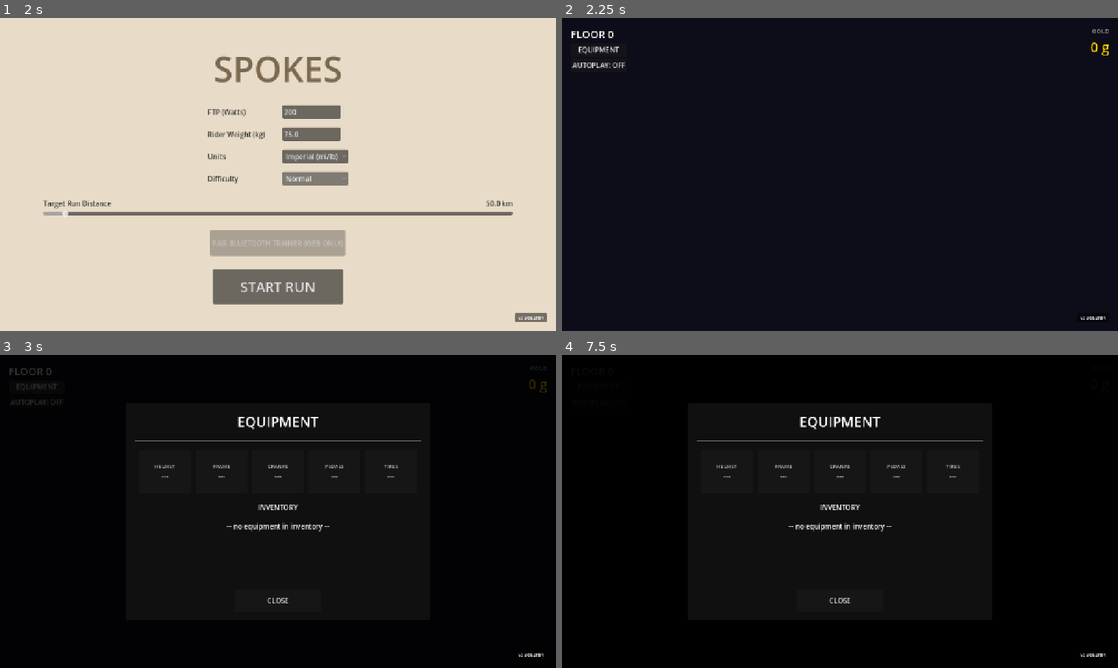
Above: before the commit, frames 1-4 (two rows, left to right).
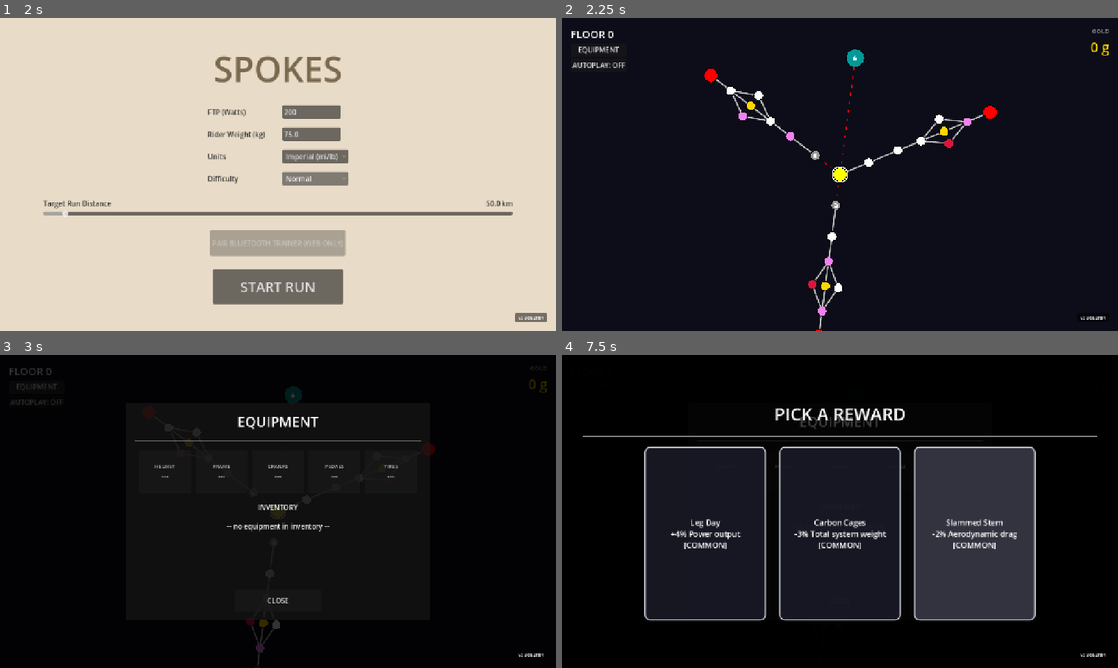
Above: after the commit, the same moments.

Repository: alexkibler/spokes-godot
Game: Godot game, scene res://src/ui/screens/MenuScene.tscn
Same seed, same stepped clock (60 frames per second), same inputs: the game is played once before the commit and once after it.
Inputs (mouse positions are in pixels of both pictures, inside the frame that each line leads up to):
- Up to frame 1 (2 s): click "Normal" at 0.5 s; click "Normal" at 1.25 s
- Up to frame 2 (2.25 s): click "START RUN" at 2 s
- Up to frame 3 (3 s): click "EQUIPMENT" at 2.75 s
- Up to frame 4 (7.5 s): click "AUTOPLAY: OFF" at 3.5 s; click "EQUIPMENT" at 4.25 s; click "AUTOPLAY: OFF" at 5 s; click "EQUIPMENT" at 5.75 s; click "AUTOPLAY: OFF" at 6.5 s; tap Enter at 7.25 s; move the mouse to (962, 495) at 7.27 s; tap R at 7.35 s; click (962, 495) at 7.42 s

Frame 1 is identical in both runs. In frame 2, 1.9% of the frame differs, in the area x 25-79%, y 10-100%; in frame 3, 0.3%; in frame 4, 20%, in the area x 3-97%, y 17-86%.
Error before the commit: Parse Error: Expected indented block after "if" block. (res://src/features/map/MapScene.gd:177)

Commit message:
merged and fixed merge issues

Diff:
--- a/project.godot
+++ b/project.godot
@@ -35,4 +35,7 @@
 window/size/viewport_height=720
 window/stretch/mode="canvas_items"
 window/stretch/aspect="expand"
-[editor_plugins]\n\nenabled=PackedStringArray("res://addons/gut/plugin.cfg")
+
+[editor_plugins]
+
+\n\nenabled=PackedStringArray("res://addons/gut/plugin.cfg")
--- a/src/features/map/MapScene.gd
+++ b/src/features/map/MapScene.gd
@@ -175,7 +175,7 @@
 
 	if event is InputEventKey and event.pressed:
 		if event.keycode == KEY_R:
-		var overlay = load("res://src/ui/screens/RewardOverlay.tscn").instantiate()
+			var overlay = load("res://src/ui/screens/RewardOverlay.tscn").instantiate()
 			add_child(overlay)
 			overlay.reward_selected.connect(func(): queue_redraw())
 
Not shown, removed: tests/test_course_profile.gd.uid
Not shown, removed: tests/test_cyclist_physics.gd.uid
Not shown, removed: tests/test_elite_challenge.gd.uid
Not shown, removed: tests/test_fit_writer.gd.uid
Not shown, removed: tests/test_map_generator.gd.uid
Not shown, removed: tests/test_run_manager.gd.uid
Not shown, removed: tests/test_units.gd.uid
Not shown, changed: ALGORITHMS_OVERVIEW.md
